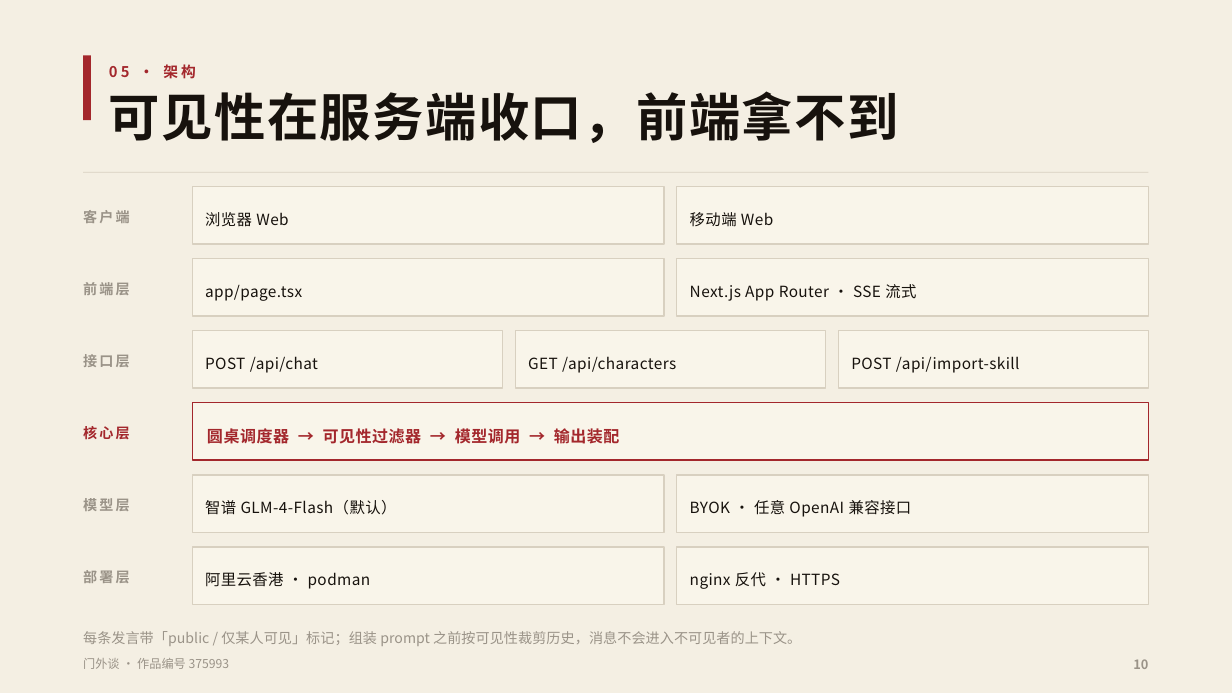
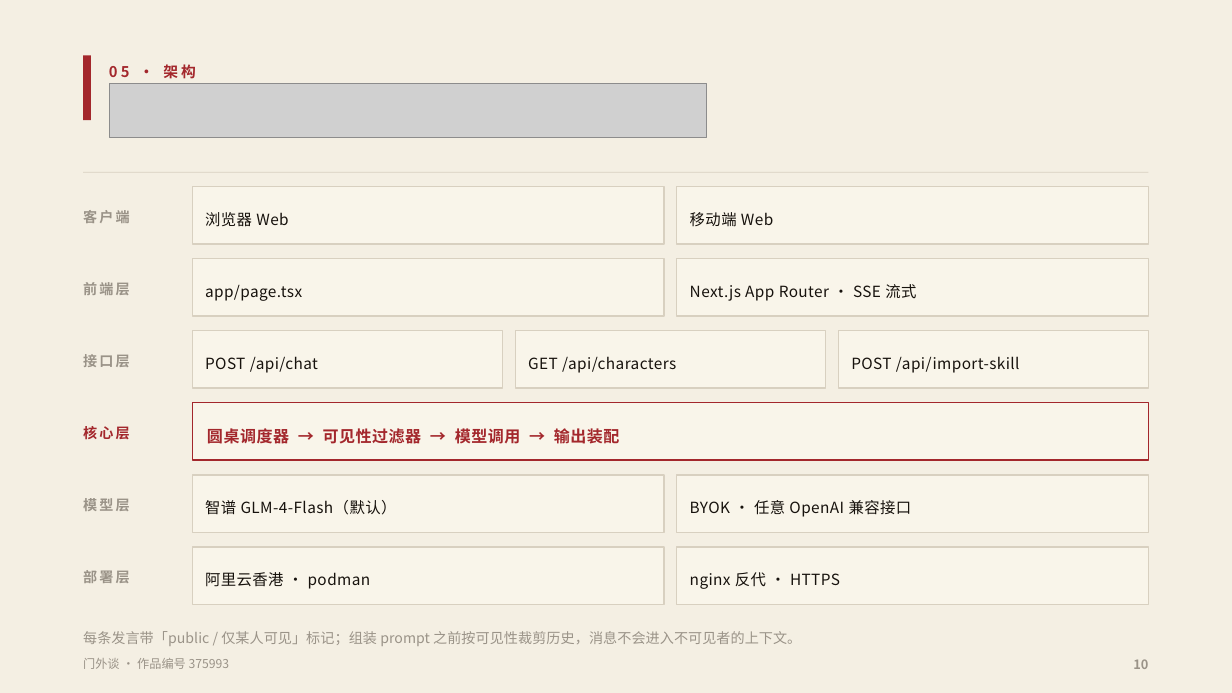
Before and after one commit to fsh114514/menwaitan, a slide deck: slide 10 of competition/答辩PPT.pptx. Drawn at 1232x693 pixels with LibreOffice and Linux fonts; fonts in the diff are those of the drawing; grey boxes stand for pictures. Boxes give left, top, right and bottom in pixels: in the first picture for what was removed or moved away, otherwise in the second. Text is boxed around its words. In the diff, an @@ line names an element or a change of style, - is before the commit and + after.

```diff
--- a/competition/答辩PPT.pptx
+++ b/competition/答辩PPT.pptx
@@ picture added at <box>109,83,707,138</box> @@
@@ text removed at <box>109,91,899,143</box> @@
-可见性在服务端收口，前端拿不到
```
Also in this commit, not shown: 10 other slides changed, 2 other files.
